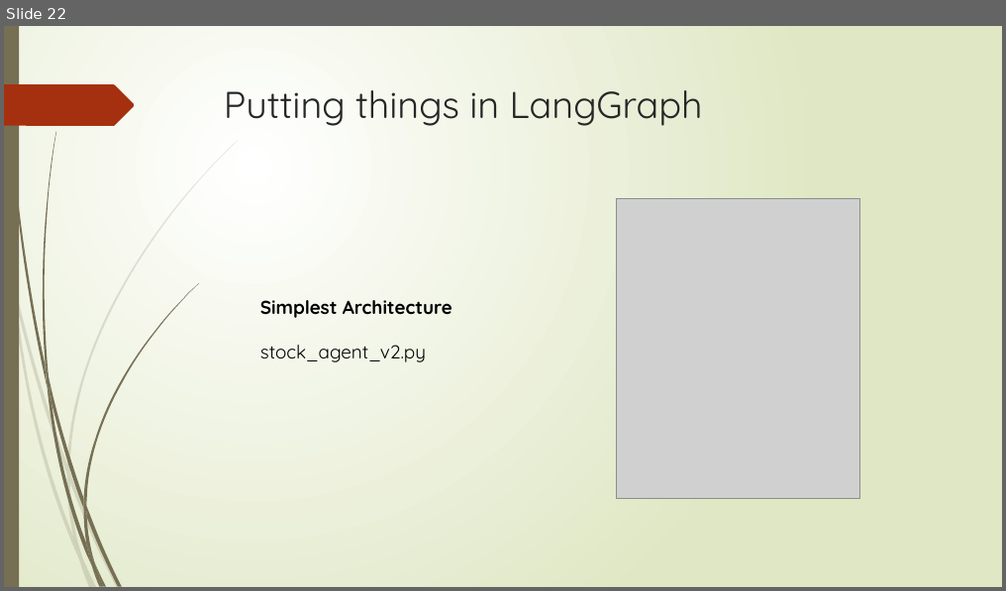
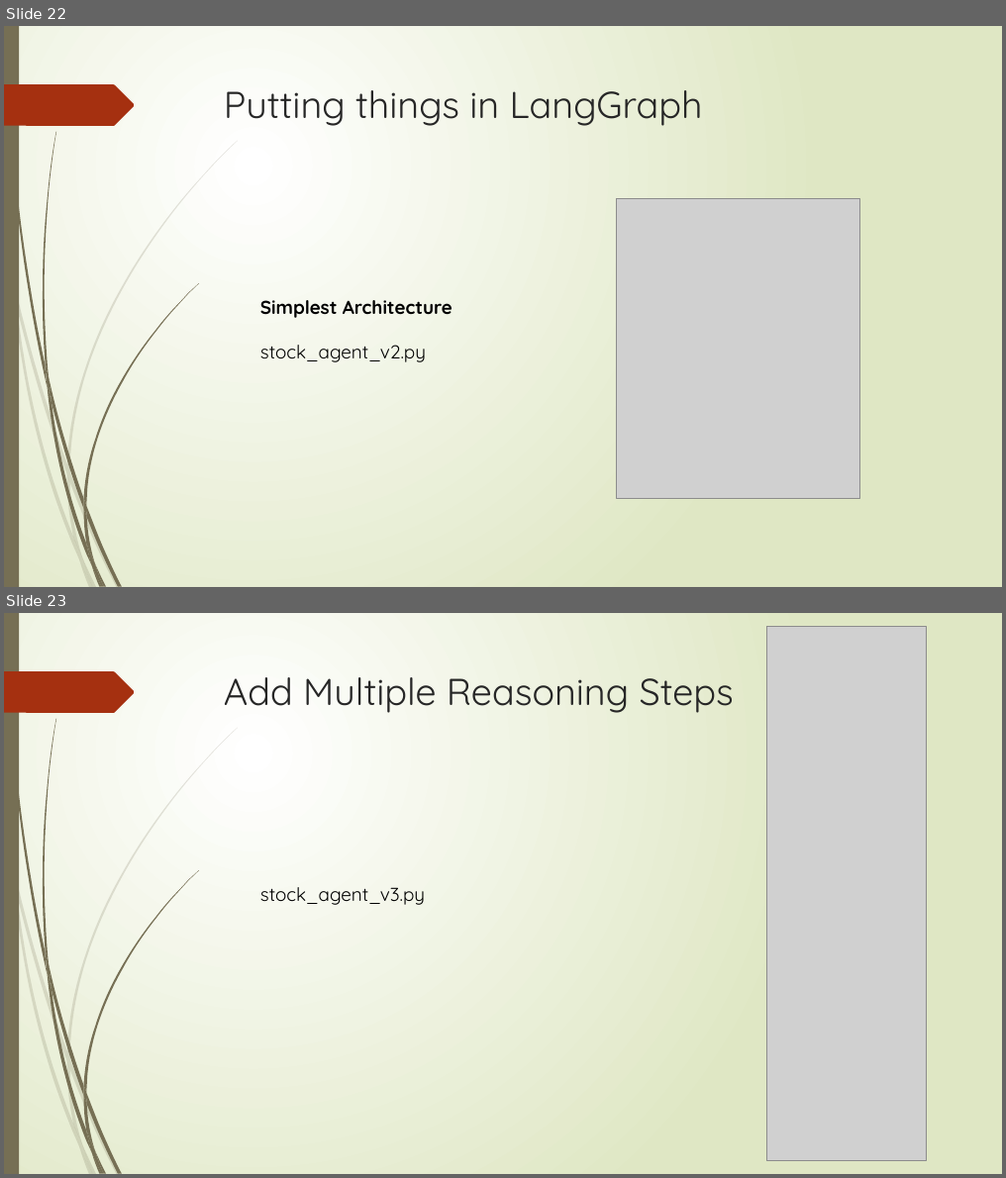
Before and after one commit to saiful1105020/stock_agent, a slide deck: workshop_slides.pptx. Shown one above the other, each under a label of ours: slide 22 before the commit, slides 22 and 23 after it. The pictures are 1006x591 and 1006x1178 pixels, drawn with LibreOffice and Linux fonts; fonts in the diff are those of the drawing; grey boxes stand for pictures. Boxes give left, top, right and bottom in pixels: in the first picture for what was removed or moved away, otherwise in the second. Text is boxed around its words. In the diff, an @@ line names an element or a change of style, - is before the commit and + after.

```diff
--- a/workshop_slides.pptx
+++ b/workshop_slides.pptx
@@ slide 23 added at bbox=[4, 613, 1002, 1174], background gradient #FFFFFF to #DFE8C4; not listed: 24 template elements that a slide beside it also shows @@
@@ picture added at bbox=[767, 626, 927, 1161] @@
@@ title added at bbox=[224, 677, 734, 713], 36 pt, text #262626 @@
+Add Multiple Reasoning Steps
@@ text added at bbox=[260, 887, 425, 905], 18 pt, text #000000 @@
+stock_agent_v3.py
```
Also in this commit, not shown: 1 other slide added, 3 other files.
